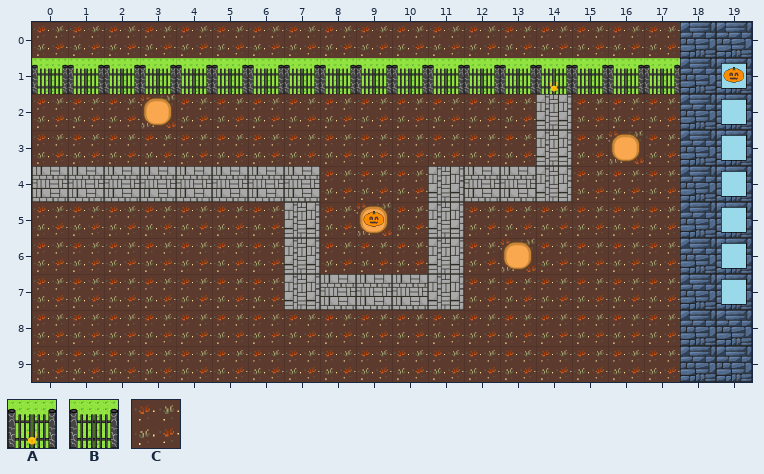
An edit to a level. Tiled map, assets/maps/test_map2bigger.tmx. The first picture shows the starting point.
Cells are 100x100 px. Shown: x 0..19, y 0..9.
Key: from "gate": A 0; from "gatewall": B 0; from "wiltedgrassexp": C 0.
_ is an empty cell, # one hidden under a higher layer.
Layers that did not change in this view are not listed.
Layer "ground" before, first column x 0:
 0 CCCCCCCCCCCCCCCCCC##
 1 ####################
 2 CCC#CCCCCCCCCC#CCC##
 3 CCCCCCCCCCCCCC#C#C##
 4 ########CCC####CCC##
 5 CCCCCCC#C#C#CCCCCC##
 6 CCCCCCC#CCC#C#CCCC##
 7 CCCCCCC#####CCCCCC##
 8 CCCCCCCCCCCCCCCCCC##
 9 CCCCCCCCCCCCCCCCCC##
Layer "gate" before, first column x 0:
 0 ____________________
 1 BBBBBBBBBBBBBB_BBB##
 2 ____________________
 3 ____________________
 4 ____________________
 5 ____________________
 6 ____________________
 7 ____________________
 8 ____________________
 9 ____________________
And afterwards:
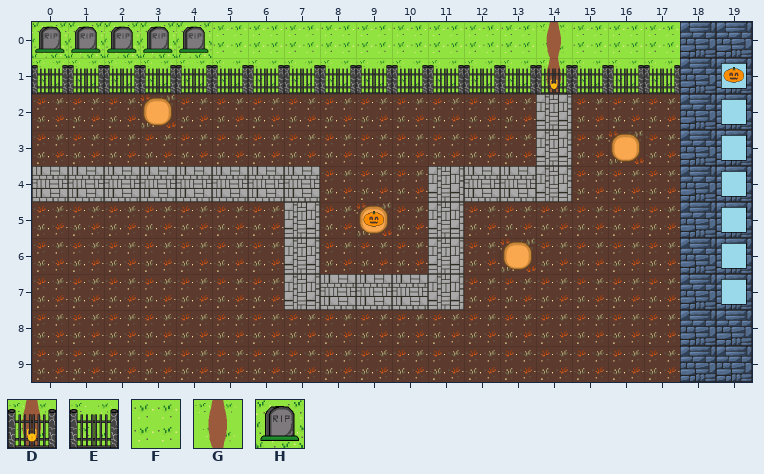
Further tiles: from "gatedoorfixed": D 0; from "gatefixed": E 0; from "grassexp": F 0; from "gravepath": G 0; from "gravestone": H 0.
Tiles of an added or newly shown layer are drawn over the layers below it.
Changes in this commit:
Layer "ground":
y 0: x 0..17 CCCCCCCCCCCCCCCCCC -> #####FFFFFFFFFGFFF
Layer "health_bar" (added):
y 0: x 0..4 _____ -> HHHHH
Layer "gate":
y 1: x 0..13 BBBBBBBBBBBBBB -> EEEEEEEEEEEEEE; x 15..17 BBB -> EEE
Layer "gate_door":
y 1: x 14 A -> D
